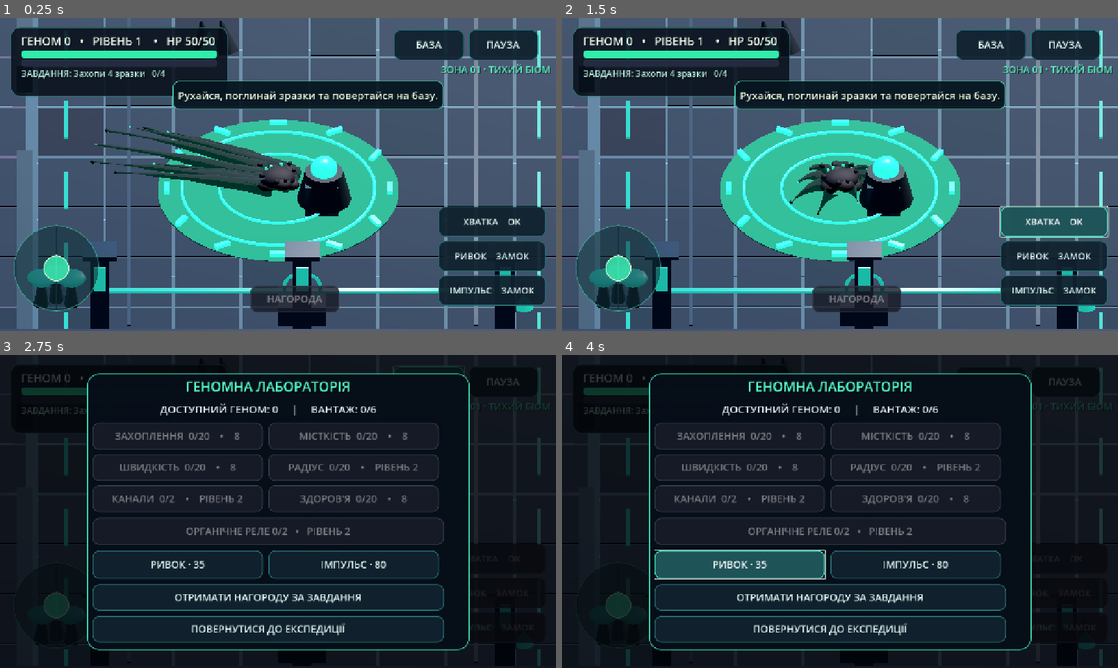
Above: before the commit, frames 1-4 (two rows, left to right).
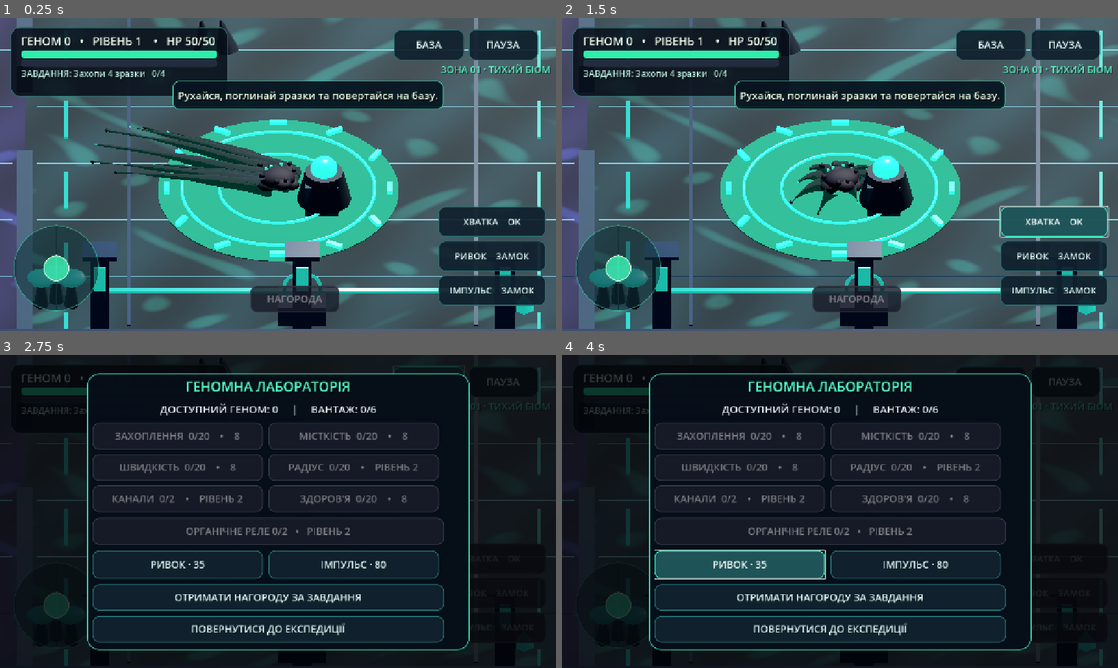
Above: after the commit, the same moments.

Repository: legioner666/Game
Game: Godot game, scene res://scenes/main.tscn
The game is run twice, just before and just after one commit, with the same random seed, the same clock (stepped at 60 frames per second) and the same inputs.
Inputs:
- Up to frame 1 (0.25 s): no input
- Up to frame 2 (1.5 s): click "ХВАТКА OK" at 0.5 s; click "ХВАТКА OK" at 1.25 s
- Up to frame 3 (2.75 s): click "БАЗА" at 2 s
- Up to frame 4 (4 s): click "ПАУЗА" at 2.75 s; click "РИВОК · 35" at 3.5 s

The runs differ from the first frame. In frame 1, 14% of the frame differs, in the area x 0-100%, y 0-100%; in frame 2, 14%; in frame 3, 0.2%; in frame 4, 0.2%.

Commit message:
art: replace tiled grid deck with organic bioluminescent flowing biome floors

Diff:
--- a/godot/scripts/world_art.gd
+++ b/godot/scripts/world_art.gd
@@ -26,7 +26,7 @@
 		var hue: Color = SECTOR_COLORS[zone]
 		var light_mat := _mat(hue, 0.38, true)
 		var dark_mat := _mat(Color(0.065, 0.09, 0.14).lerp(hue, 0.07), 0.9)
-		_tiles(root, zone, floor_mat)
+		_paint_living_floor(root, zone)
 		_tracks(root, zone, light_mat, frame_mat)
 		for ix in range(4):
 			for iz in range(5):
@@ -44,6 +44,51 @@
 		_icon(root, Vector3(-23.0 + float(zone) * 23.0, 0.2, -19.0), zone, light_mat, frame_mat)
 	_base_decor(root)
 	_lighting(root)
+
+static func _paint_living_floor(root: Node3D, sector: int) -> void:
+	var floor: Node3D = root.get_node_or_null("Sector floor " + str(sector))
+	if floor == null:
+		return
+	var surface: MeshInstance3D = floor.get_child(0) as MeshInstance3D
+	if surface == null:
+		return
+	var shader := Shader.new()
+	shader.code = """
+shader_type spatial;
+render_mode cull_back, diffuse_burley;
+uniform vec4 dark_floor : source_color = vec4(0.10, 0.16, 0.19, 1.0);
+uniform vec3 flow_color : source_color = vec3(0.13, 0.48, 0.40);
+uniform float seed = 0.0;
+float pattern(vec2 p) {
+	return sin(p.x * 8.7 + sin(p.y * 5.3 + seed) * 2.0)
+		* sin(p.y * 6.2 + sin(p.x * 3.4) * 1.9);
+}
+void fragment() {
+	vec2 p = UV * vec2(7.0, 11.0);
+	float vein = pattern(p + vec2(seed, TIME * 0.017));
+	float whorl = sin(p.x * 10.2 + p.y * 4.8 + 0.8 * sin(p.y * 2.1));
+	float network = smoothstep(0.72, 0.97, abs(vein)) * 0.26;
+	float islands = 0.09 * sin(p.x * 3.7 + p.y * 6.3) * sin(p.x * 6.1 - p.y * 1.9);
+	ALBEDO = dark_floor.rgb * (0.83 + 0.14 * whorl + islands);
+	ALBEDO += flow_color * network;
+	ROUGHNESS = 0.88;
+	METALLIC = 0.02;
+	EMISSION = flow_color * network * 0.13;
+}
+"""
+	var material := ShaderMaterial.new()
+	material.shader = shader
+	var palettes := [
+		Color(0.09, 0.18, 0.19), Color(0.14, 0.13, 0.24), Color(0.20, 0.11, 0.16)
+	]
+	var pigments := [
+		Color(0.15, 0.55, 0.42), Color(0.26, 0.33, 0.67), Color(0.68, 0.19, 0.32)
+	]
+	material.set_shader_parameter("dark_floor", palettes[sector])
+	material.set_shader_parameter("flow_color", Vector3(pigments[sector].r,
+		pigments[sector].g, pigments[sector].b))
+	material.set_shader_parameter("seed", float(sector) * 1.7)
+	surface.material_override = material
 
 static func _mat(color: Color, roughness: float, emissive := false) -> StandardMaterial3D:
 	var material := StandardMaterial3D.new()
